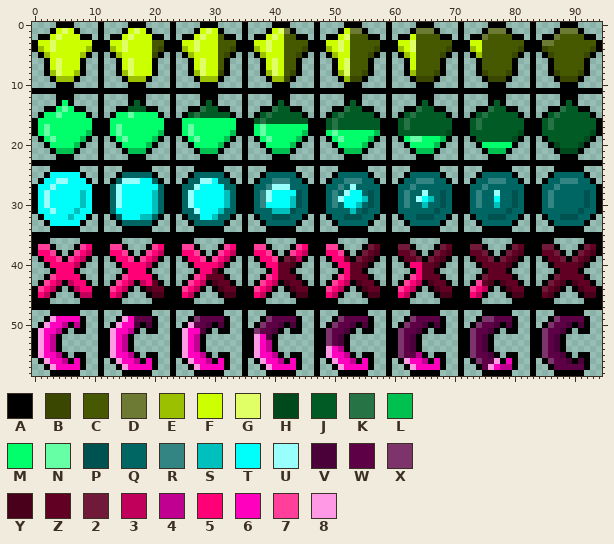
A sprite sheet gets an edit: assets/images/pearl-mana.png. The picture above is the old version.
The file is 95x59 pixels.
Palette (. is transparent): A #000000  B #394700  C #475900  D #6c7a33  E #9ac000  F #ccff00  G #e0ff66  H #00491d  J #005b24  K #267345  L #00c050  M #00ff6a  N #66ffa6  P #005250  Q #006664  R #338583  S #00c0bd  T #00fffb  U #99fffd  V #4a0038  W #5d0046  X #7d336b  Y #49001a  Z #610023  2 #701939  3 #c0005a  4 #c00090  5 #ff0077  6 #ff00bf  7 #ff3f99  8 #ff99e5
New version:
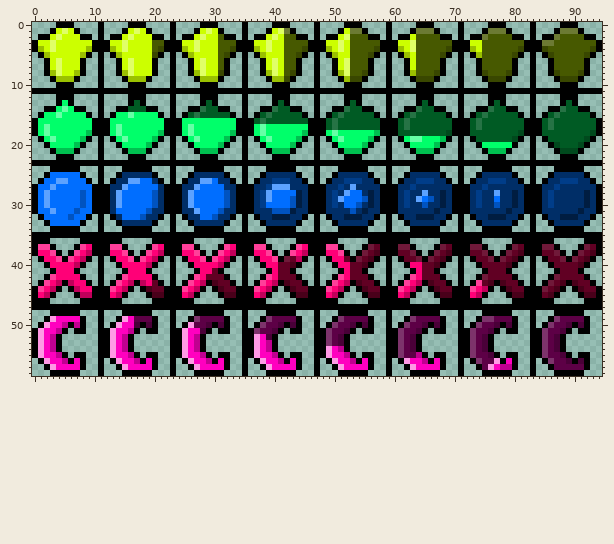
Changes in this commit:
Colour P changes from #005250 to #001d41.
Colour Q changes from #006664 to #002e67.
Colour R changes from #338583 to #003d89.
Colour S changes from #00c0bd to #0053c0.
Colour T changes from #00fffb to #006eff.
Colour U changes from #99fffd to #5ca2ff.
The edit turns colour S into colour Q in row 31 at x 20; in row 32 at x 19.
The edit turns colour U into colour Q in row 26 at x 15; in row 27 at x 14.
The edit turns colour T into colour S in row 31 at x 19.
The edit turns colour T into colour U in row 27 at x 15.
Changed places in both pictures, as pixel boxes (x1, y1, x2, y2):
changed: (38, 172, 596, 226)
